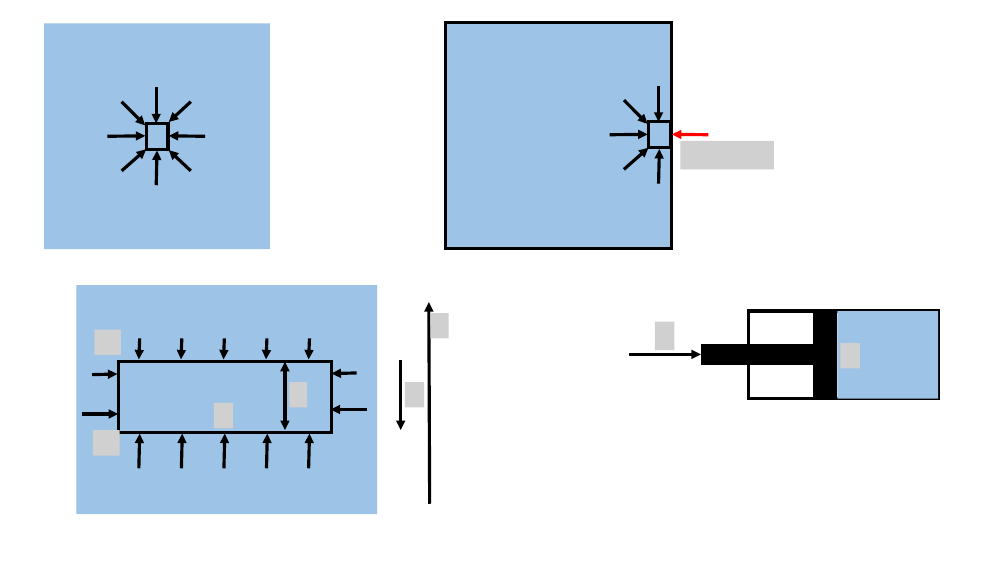
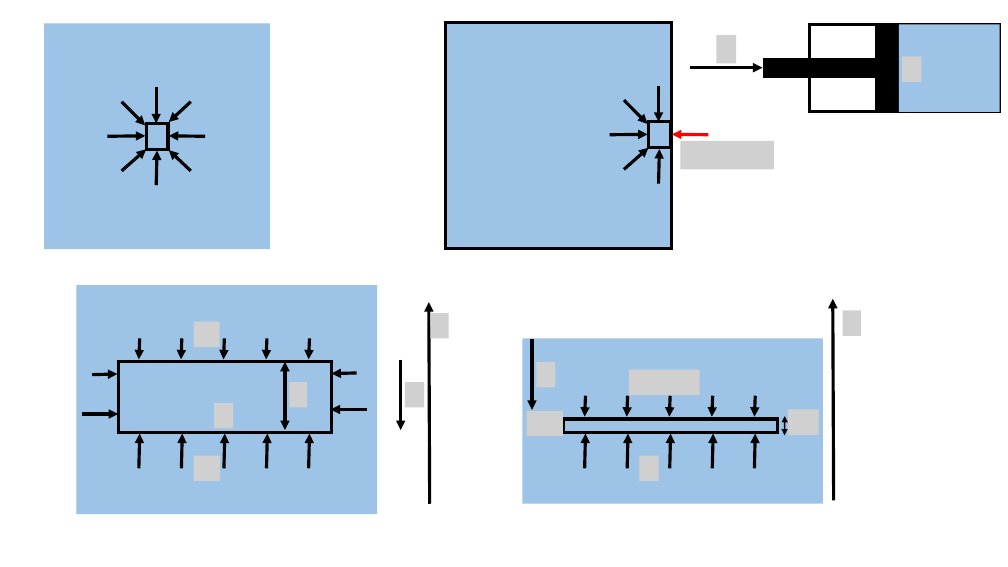
Before and after one commit to OSTP/PhysicsArtofModelling, a slide deck: slide 2 of tex/figures/FluidMechanics/Figures.pptx. Drawn at 1008x567 pixels with LibreOffice and Linux fonts; fonts in the diff are those of the drawing; grey boxes stand for pictures. Boxes give left, top, right and bottom in pixels: in the first picture for what was removed or moved away, otherwise in the second. Text is boxed around its words. In the diff, an @@ line names an element or a change of style, - is before the commit and + after.

```diff
--- a/tex/figures/FluidMechanics/Figures.pptx
+++ b/tex/figures/FluidMechanics/Figures.pptx
@@ 4 rectangles, 2 pictures, 1 arrow: place and size @@
-4 rectangles, 2 pictures, 1 arrow at <box>629,311,939,399</box>
+4 rectangles, 2 pictures, 1 arrow at <box>690,24,1000,112</box>
@@ picture added at <box>194,322,219,348</box> @@
@@ picture removed at <box>95,330,121,355</box> @@
@@ group added at <box>523,299,861,504</box>: 12 arrows, 6 pictures, 2 rectangles, 1 double arrow @@
@@ picture removed at <box>93,430,120,456</box> @@
@@ picture added at <box>194,456,220,482</box> @@
```
Also in this commit, not shown: 2 other slides changed, 5 slides added, 12 other files.
